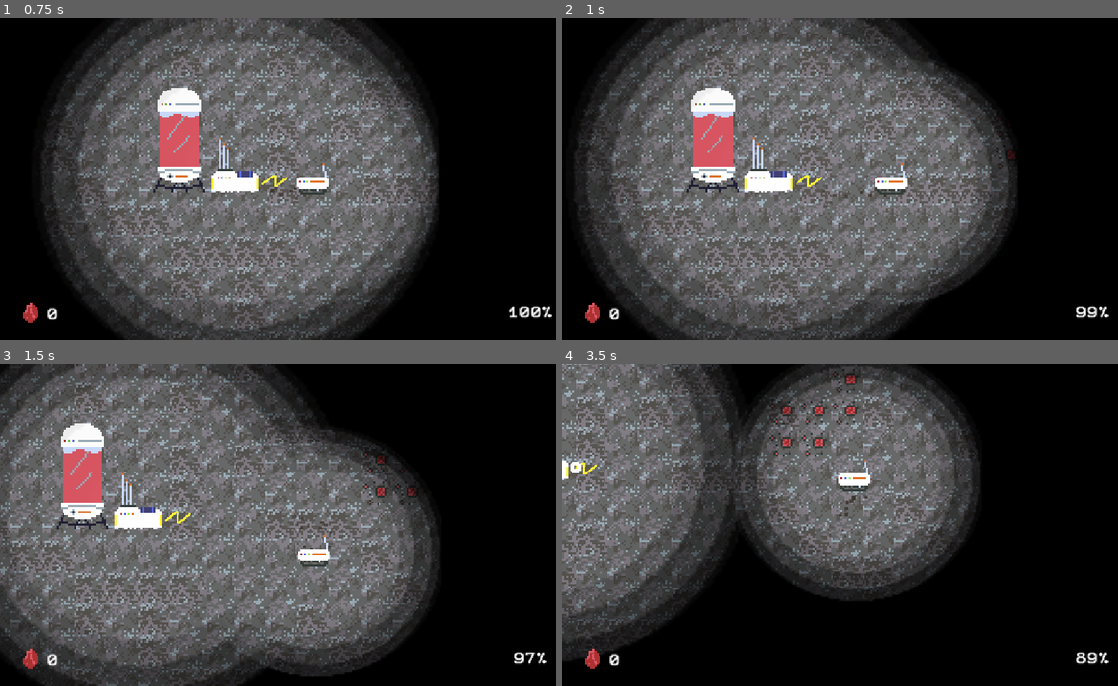
Above: before the commit, frames 1-4 (two rows, left to right).
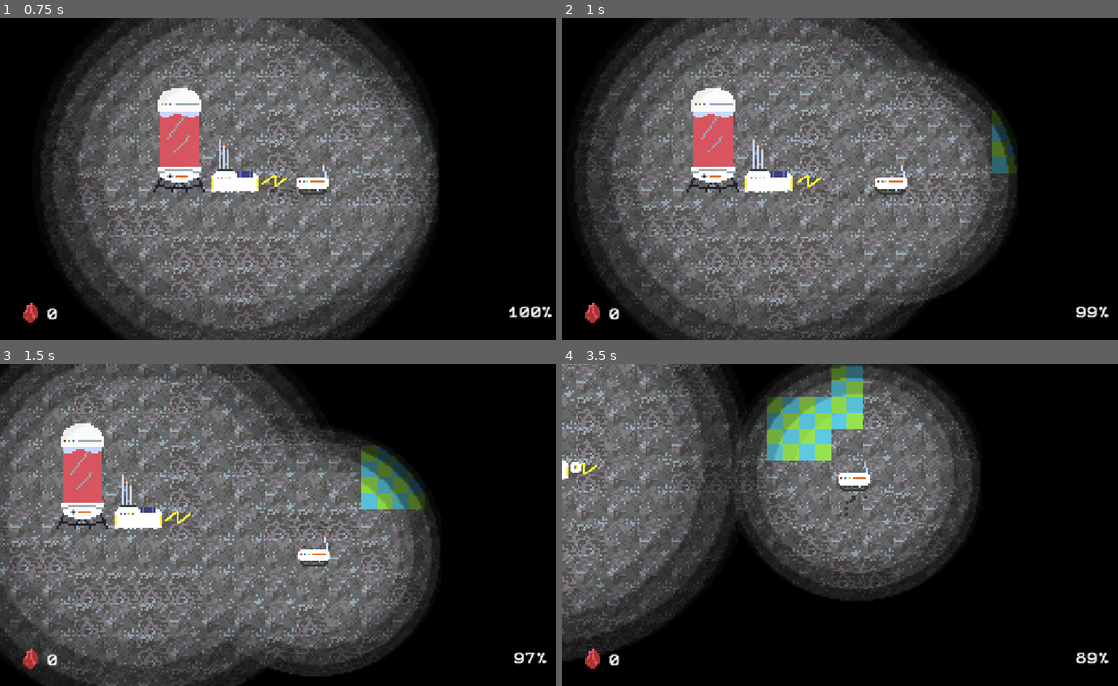
Above: after the commit, the same moments.

Repository: DanielDe8/Moonrunner
Game: Godot game, scene res://Scenes/Main.tscn
The game is run twice, just before and just after one commit, with the same random seed, the same clock (stepped at 60 frames per second) and the same inputs.
Inputs (mouse positions are in pixels of both pictures, inside the frame that each line leads up to):
- Up to frame 1 (0.75 s): tap Enter at 0.5 s; move the mouse to (411, 162) at 0.52 s; hold Right (right) from 0.53 s (still down); hold M (mine) from 0.53 s (still down); click (411, 162) at 0.67 s
- Up to frame 2 (1 s): keep holding Right (right); keep holding M (mine)
- Up to frame 3 (1.5 s): move the mouse to (172, 541) at 1.27 s; release Right (right) at 1.28 s; release M (mine) at 1.28 s; hold Down (down) from 1.28 s (still down); tap M (mine) at 1.35 s
- Up to frame 4 (3.5 s): move the mouse to (906, 454) at 2.02 s; release Down (down) at 2.03 s; hold Right (right) 2.03-2.78 s; hold R (warp) 2.03-2.78 s; tap M (mine) at 2.3, 2.85 s; move the mouse to (817, 589) at 2.77 s; hold Up (up) from 2.78 s (still down); click (817, 589) at 2.92 s

Frame 1 is identical in both runs. In frame 2, 0.5% of the frame differs, in the area x 77-82%, y 28-49%; in frame 3, 1.6%; in frame 4, 3.4%, in the area x 36-55%, y 0-30%.

Commit message:
scrap add

Diff:
--- /dev/null
+++ b/Objects/scrap.tscn
@@ -0,0 +1,19 @@
+[gd_scene format=3]
+
+[ext_resource type="Script" uid="uid://duq0edonbilct" path="res://Scripts/collectable.gd" id="1_collectable"]
+[ext_resource type="Texture2D" uid="uid://cjbvdp2su5ohp" path="res://Assets/notexture.png" id="2_tex"]
+
+[sub_resource type="RectangleShape2D" id="RectangleShape2D_scrap"]
+size = Vector2(16, 16)
+
+[node name="Scrap" type="Area2D" groups=["Collectables"]]
+script = ExtResource("1_collectable")
+stat_name = "scrap_count"
+require_mining = false
+
+[node name="Sprite2D" type="Sprite2D" parent="."]
+texture_filter = 1
+texture = ExtResource("2_tex")
+
+[node name="CollisionShape2D" type="CollisionShape2D" parent="."]
+shape = SubResource("RectangleShape2D_scrap")
--- a/Scenes/Main.tscn
+++ b/Scenes/Main.tscn
@@ -9,8 +9,9 @@
 [ext_resource type="Script" uid="uid://nw1tyfuhfnfj" path="res://Scripts/main.gd" id="7_main"]
 [ext_resource type="FontFile" uid="uid://chnv5lwc2bn3q" path="res://Assets/Pixel12x10Mono-v1.1.0.ttf" id="8_50glp"]
 [ext_resource type="Script" uid="uid://sm4l6hgcubdm" path="res://Scripts/dot_control.gd" id="8_vy5pj"]
-[ext_resource type="PackedScene" uid="uid://crjactfct5hoq" path="res://Objects/ore.tscn" id="9_ore"]
+[ext_resource type="PackedScene" uid="uid://bpuuf55qv6sat" path="res://Objects/ore.tscn" id="9_ore"]
 [ext_resource type="Texture2D" uid="uid://c4r76lwxesyn3" path="res://Assets/dot.png" id="10_bmxlf"]
+[ext_resource type="PackedScene" path="res://Objects/scrap.tscn" id="11_scrap"]
 [ext_resource type="Texture2D" uid="uid://bj3pmyock1vy5" path="res://Assets/red_ore_icon.png" id="12_grg3l"]
 
 [sub_resource type="TileSetAtlasSource" id="TileSetAtlasSource_surface"]
@@ -27,6 +28,7 @@
 scenes/1/scene = ExtResource("9_ore")
 scenes/2/scene = ExtResource("2_kln2b")
 scenes/3/scene = ExtResource("5_pbw6q")
+scenes/4/scene = ExtResource("11_scrap")
 
 [sub_resource type="TileSet" id="TileSet_ores"]
 sources/0 = SubResource("TileSetScenesCollectionSource_rgh2o")
@@ -37,7 +39,7 @@
 
 [node name="Node2D" type="Node2D" unique_id=1416863422]
 script = ExtResource("7_main")
-ore_scenes = Array[PackedScene]([ExtResource("9_ore")])
+ore_scenes = Array[PackedScene]([ExtResource("9_ore"), ExtResource("11_scrap")])
 ore_cluster_count = 5000
 
 [node name="FloorMap" type="TileMapLayer" parent="." unique_id=1483234888]
--- a/Scripts/collectable.gd
+++ b/Scripts/collectable.gd
@@ -7,14 +7,32 @@
 @export var min_distance: int = 5
 @export var max_distance: int = -1
 @export var hp: float = 1.0
+@export var stat_name: String = "red_ore_count"
+@export var require_mining: bool = true
 
 @onready var player: Node = get_tree().get_first_node_in_group("Player")
 
 
+func _ready() -> void:
+	if not require_mining:
+		body_entered.connect(_on_body_entered)
+
+
+func _on_body_entered(body: Node2D) -> void:
+	if not require_mining and (body.is_in_group("Player") or body.name == "player" or body.name == "Player"):
+		_collect()
+
+
 func mine(delta: float) -> void:
+	if not require_mining:
+		return
 	hp -= delta
 
 	if hp <= 0.0:
-		if player != null and "red_ore_count" in player:
-			player.red_ore_count += 1
-		queue_free()
+		_collect()
+
+
+func _collect() -> void:
+	if player != null and stat_name != "" and stat_name in player:
+		player.set(stat_name, player.get(stat_name) + 1)
+	queue_free()
--- a/Scripts/player.gd
+++ b/Scripts/player.gd
@@ -34,6 +34,7 @@
 var last_pos_array: Array[Vector2] = []
 
 var red_ore_count: int = 0
+var scrap_count: int = 0
 
 func _ready() -> void:
 	if camera != null:
